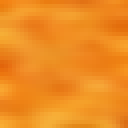
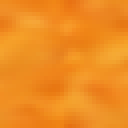
Layer changes from the first 128x128 image to the second:
painted on "Layer 2" over left=0, top=0, right=128, bottom=128
painted on "Layer 1" over left=0, top=0, right=128, bottom=128
